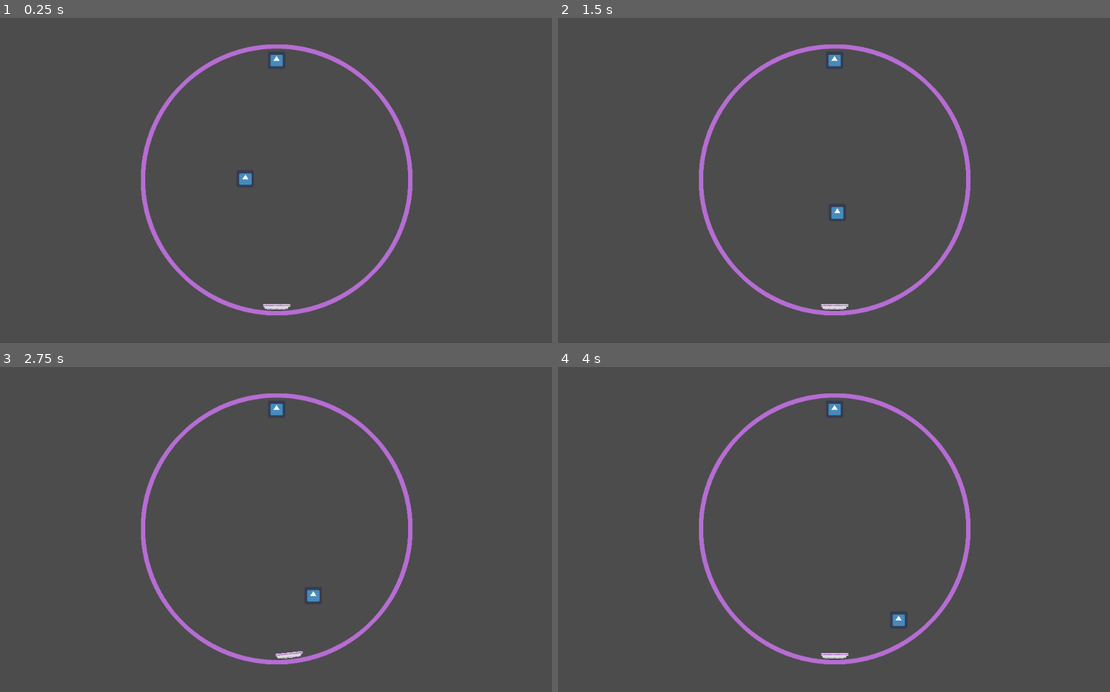
Above: before the commit, frames 1-4 (two rows, left to right).
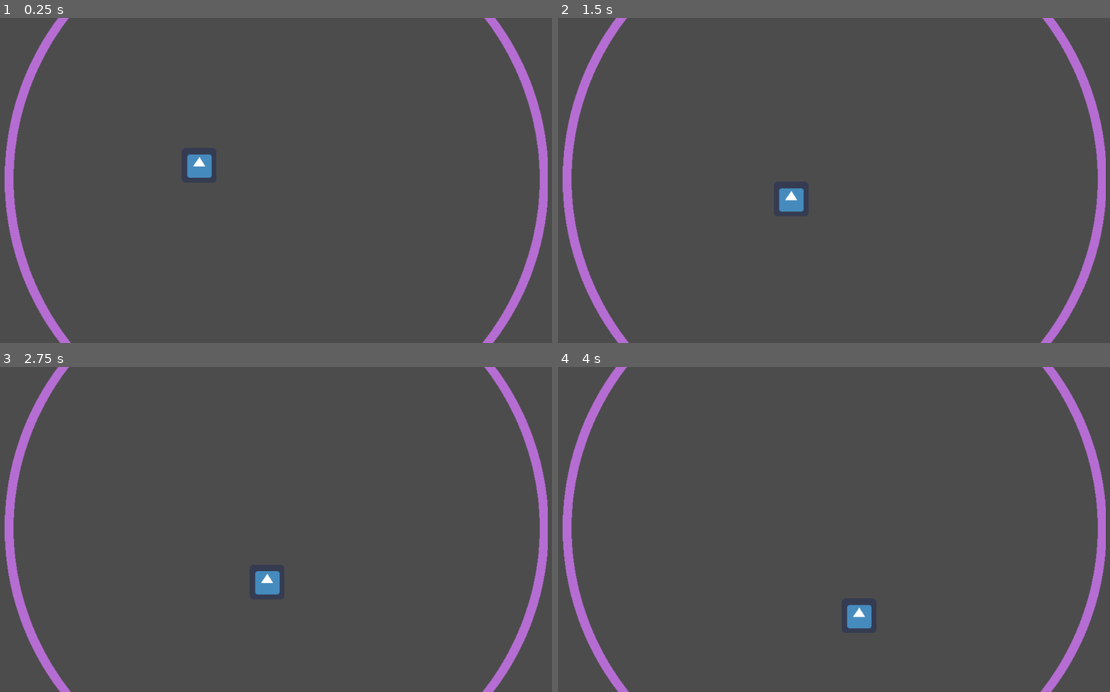
Above: after the commit, the same moments.

Repository: tannercantlay/Star-Pong
Game: Godot game, scene res://Scenes/OuterCollider.tscn
Two runs of this game, one before a commit and one after it. Both use one fixed random seed, a clock stepped at 60 frames per second and the inputs below. The engine's default icon, where the game draws it, is replaced by a stand-in: a white triangle on a blue panel in a dark square.
Inputs:
- Up to frame 1 (0.25 s): no input
- Up to frame 2 (1.5 s): tap Enter at 0.5 s; hold D 0.53-1.28 s; hold A from 1.28 s (still down)
- Up to frame 3 (2.75 s): release A at 2.03 s; hold D from 2.03 s (still down)
- Up to frame 4 (4 s): release D at 3.53 s; hold A from 3.53 s (still down)

The runs differ from the first frame. In frame 1, 6.6% of the frame differs, in the area x 0-100%, y 0-100%; in frame 2, 6.6%; in frame 3, 6.6%; in frame 4, 6.6%.

Commit message:
pushing new scene to harrison

Diff:
--- a/Pong/Scenes/OuterCollider.tscn
+++ b/Pong/Scenes/OuterCollider.tscn
@@ -12,12 +12,13 @@
 [sub_resource type="CanvasItemMaterial" id=2]
 
 [sub_resource type="RectangleShape2D" id=3]
-extents = Vector2( 35.3214, 14.5625 )
+extents = Vector2( 50.0512, 10.2198 )
 
 [sub_resource type="CircleShape2D" id=4]
 radius = 53.5937
 
 [node name="Node2D" type="Node2D"]
+scale = Vector2( 2, 2 )
 
 [node name="CenterPoint" type="Position2D" parent="."]
 
@@ -39,11 +40,11 @@
 
 [node name="CollisionShape2D" type="CollisionShape2D" parent="Paddle1"]
 material = SubResource( 2 )
-position = Vector2( 0, 460.97 )
+position = Vector2( 0, 474.35 )
 shape = SubResource( 3 )
 
 [node name="Sprite" type="Sprite" parent="Paddle1/CollisionShape2D"]
-position = Vector2( -0.203922, 8.51324 )
+position = Vector2( -0.0102117, -0.203771 )
 texture = ExtResource( 6 )
 
 [node name="Paddle2" type="KinematicBody2D" parent="."]
@@ -51,14 +52,15 @@
 
 [node name="CollisionShape2D" type="CollisionShape2D" parent="Paddle2"]
 material = SubResource( 2 )
-position = Vector2( 0, -460.97 )
+position = Vector2( 0, -474.35 )
 shape = SubResource( 3 )
 
 [node name="Sprite" type="Sprite" parent="Paddle2/CollisionShape2D"]
-position = Vector2( -0.203922, 19.5629 )
-texture = ExtResource( 3 )
+position = Vector2( 0, 0.327 )
+rotation = 3.14159
+texture = ExtResource( 6 )
 
-[node name="Camera2D" type="Camera2D" parent="."]
+[node name="Camera2D    " type="Camera2D" parent="."]
 position = Vector2( 0.583742, 2.97754 )
 current = true
 zoom = Vector2( 2, 2 )
@@ -71,7 +73,5 @@
 shape = SubResource( 4 )
 
 [node name="Sprite2" type="Sprite" parent="Ball/CollisionShape2D"]
-
-position = Vector2( 1.4682, -1.4682 )
-
+position = Vector2( -13.2134, -10.2773 )
 texture = ExtResource( 3 )
